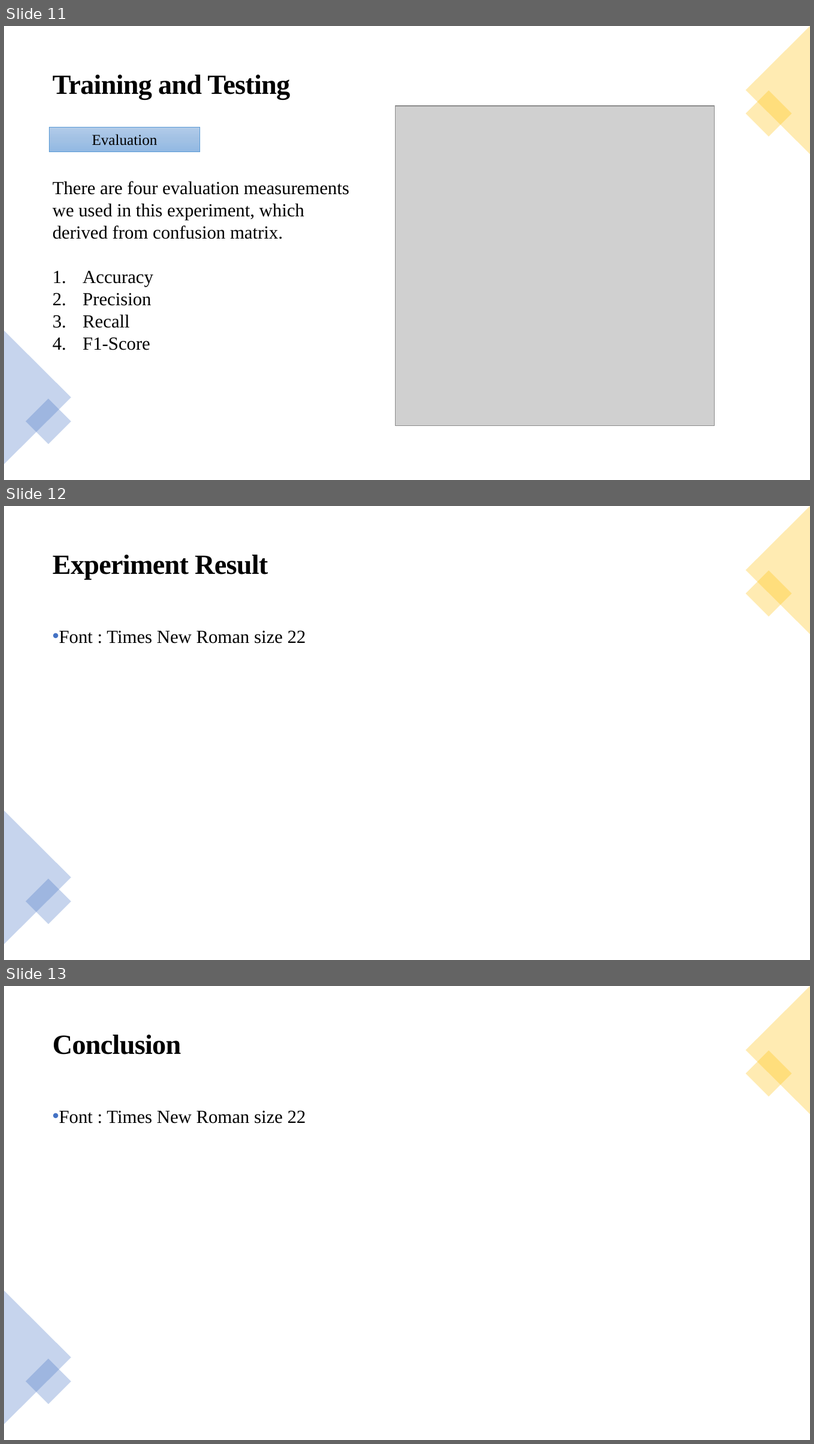
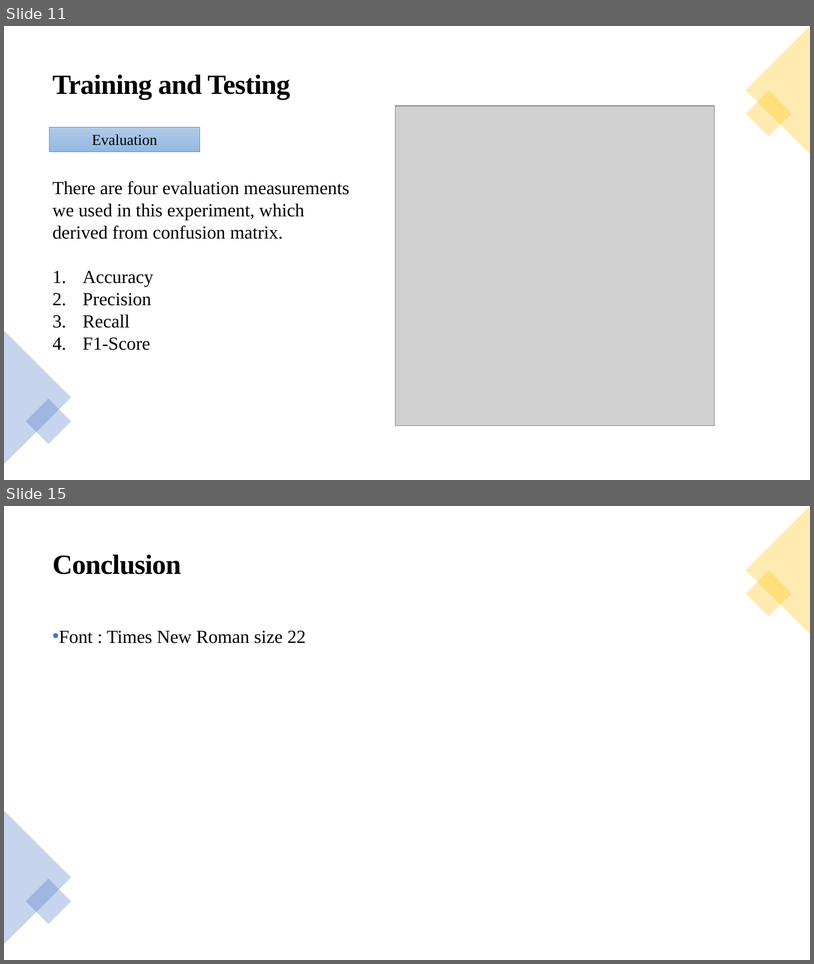
Before and after one commit to paweenp/Classification-of-time-signals-by-CNN-using-STFT, a slide deck: Presentation/Classification-of-time-signals-by-CNN-using-STFT-Paween.pptx. Shown one above the other, each under a label of ours: slides 11, 12 and 13 before the commit, slides 11 and 15 after it; the slides between them are not shown. The pictures are 814x1444 and 814x964 pixels, drawn with LibreOffice and Linux fonts; fonts in the diff are those of the drawing; grey boxes stand for pictures. Boxes give left, top, right and bottom in pixels: in the first picture for what was removed or moved away, otherwise in the second. Text is boxed around its words. In the diff, an @@ line names an element or a change of style, - is before the commit and + after.

```diff
--- a/Presentation/Classification-of-time-signals-by-CNN-using-STFT-Paween.pptx
+++ b/Presentation/Classification-of-time-signals-by-CNN-using-STFT-Paween.pptx
@@ slide 12 removed at box(4, 506, 810, 960), background #FFFFFF @@
@@ triangle removed at box(746, 506, 810, 634) @@
@@ text removed at box(53, 555, 268, 579) @@
-Experiment Result
@@ rectangle removed at box(746, 571, 792, 617) @@
@@ text removed at box(59, 630, 306, 643) @@
-• Font : Times New Roman size 22
@@ triangle removed at box(4, 810, 71, 944) @@
@@ rectangle removed at box(26, 878, 71, 924) @@
@@ what was slide 13 is now slide 15 @@
```
Also in this commit, not shown: 1 slide changed, 3 slides added.
